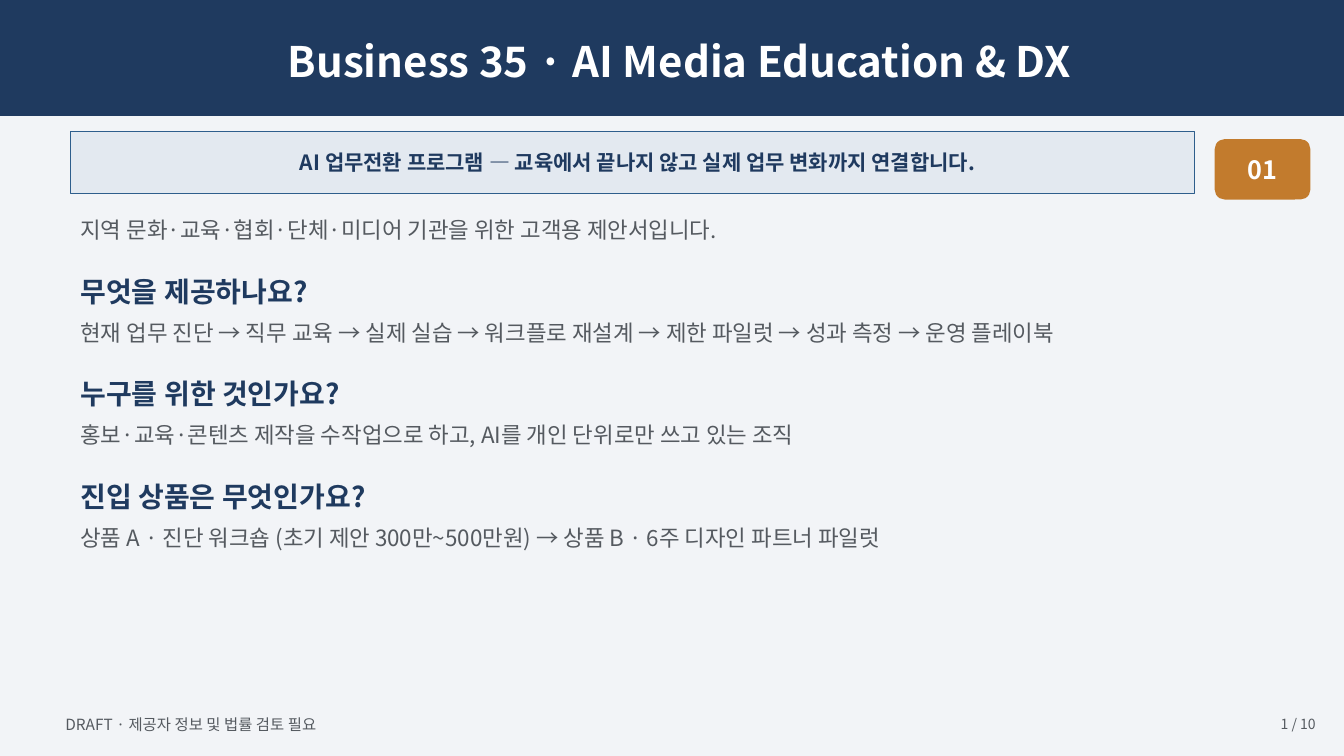
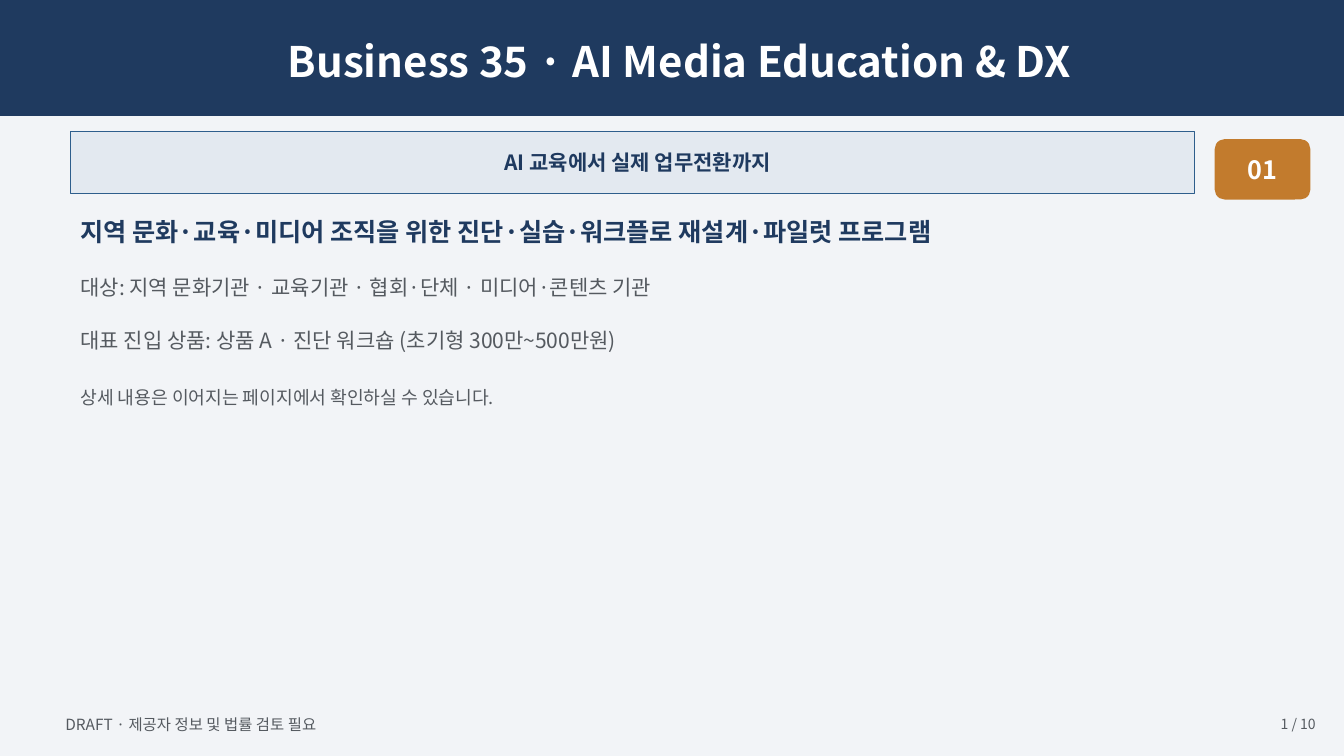
Before and after one commit to skerishKang/ai-revenue-lab, a slide deck: slide 1 of docs/commercial/business-35-ai-media-education-dx/customer-package/Business35_Master_Proposal_10p.pptx. Drawn at 1344x756 pixels with LibreOffice and Linux fonts; fonts in the diff are those of the drawing. Boxes give left, top, right and bottom in pixels: in the first picture for what was removed or moved away, otherwise in the second. Text is boxed around its words. In the diff, an @@ line names an element or a change of style, - is before the commit and + after.

```diff
--- a/docs/commercial/business-35-ai-media-education-dx/customer-package/Business35_Master_Proposal_10p.pptx
+++ b/docs/commercial/business-35-ai-media-education-dx/customer-package/Business35_Master_Proposal_10p.pptx
@@ text in rectangle at <box>504,152,771,172</box>: text changed @@
-AI 업무전환 프로그램 — 교육에서 끝나지 않고 실제 업무 변화까지 연결합니다.
+AI 교육에서 실제 업무전환까지
@@ text at <box>80,220,932,406</box>: text changed; size 16 to 15 pt @@
-지역 문화·교육·협회·단체·미디어 기관을 위한 고객용 제안서입니다.
-무엇을 제공하나요?
-현재 업무 진단 → 직무 교육 → 실제 실습 → 워크플로 재설계 → 제한 파일럿 → 성과 측정 → 운영 플레이북
-누구를 위한 것인가요?
-홍보·교육·콘텐츠 제작을 수작업으로 하고, AI를 개인 단위로만 쓰고 있는 조직
-진입 상품은 무엇인가요?
-상품 A · 진단 워크숍 (초기 제안 300만~500만원) → 상품 B · 6주 디자인 파트너 파일럿
+지역 문화·교육·미디어 조직을 위한 진단·실습·워크플로 재설계·파일럿 프로그램
+대상: 지역 문화기관 · 교육기관 · 협회·단체 · 미디어·콘텐츠 기관
+대표 진입 상품: 상품 A · 진단 워크숍 (초기형 300만~500만원)
+상세 내용은 이어지는 페이지에서 확인하실 수 있습니다.
```
Also in this commit, not shown: 4 other slides changed, 22 other files.
